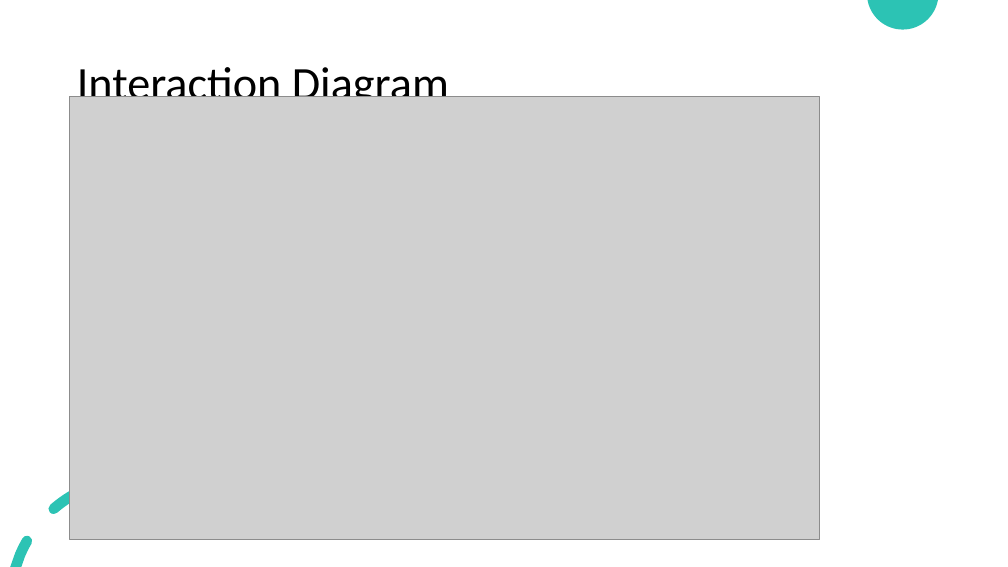
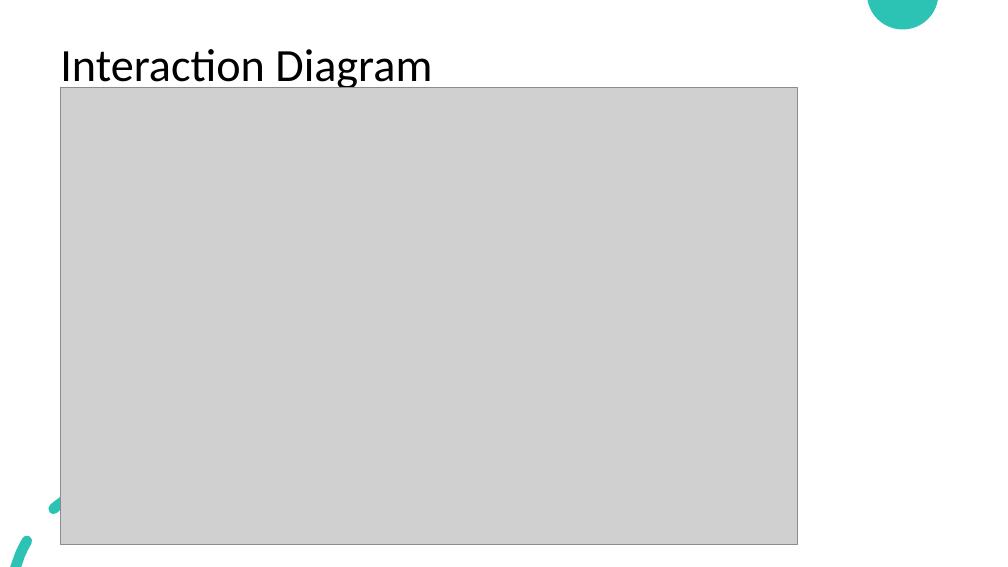
Before and after one commit to monstertau/E-Bike-Flutter, a slide deck: slide 6 of Design/EcoBikeRental.pptx. Drawn at 1008x567 pixels with LibreOffice and Linux fonts; fonts in the diff are those of the drawing; grey boxes stand for pictures. Boxes give left, top, right and bottom in pixels: in the first picture for what was removed or moved away, otherwise in the second. Text is boxed around its words. In the diff, an @@ line names an element or a change of style, - is before the commit and + after.

```diff
--- a/Design/EcoBikeRental.pptx
+++ b/Design/EcoBikeRental.pptx
@@ text "Interaction Diagram": place and size @@
-text "Interaction Diagram" at [77, 67, 449, 111]
+text "Interaction Diagram" at [60, 49, 432, 92]
@@ picture: place and size @@
-picture at [70, 96, 820, 539]
+picture at [60, 88, 798, 544]
@@ freeform shape at [10, 473, 157, 567]: outline redrawn @@
```
Also in this commit, not shown: 20 other slides changed, 1 slide added, 9 slides removed.
